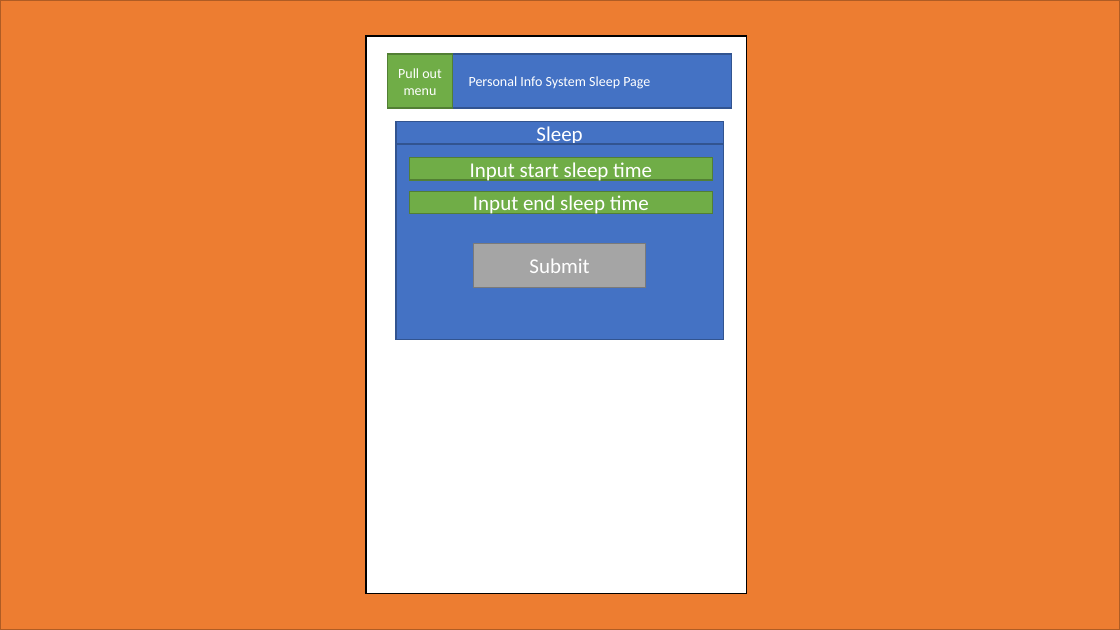
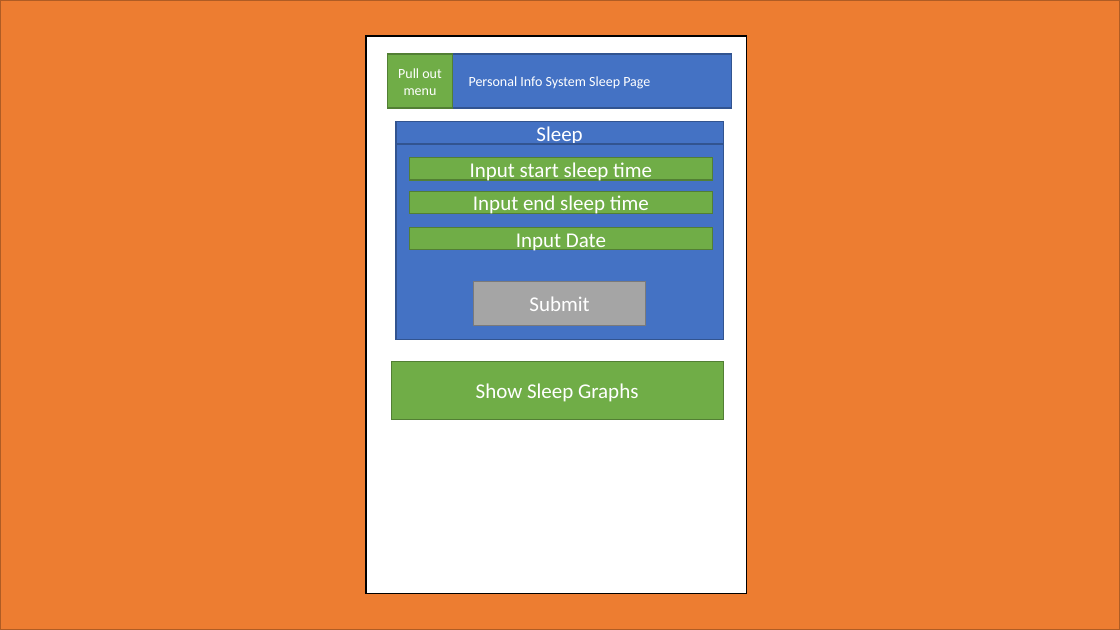
Before and after one commit to CM10313-Group-19/Personal-Infomatics-Software, a slide deck: slide 4 of ProjectInformation/Powerpoint designs/V1/powerpoint design.pptx. Drawn at 1120x630 pixels with LibreOffice and Linux fonts; fonts in the diff are those of the drawing. Boxes give left, top, right and bottom in pixels: in the first picture for what was removed or moved away, otherwise in the second. Text is boxed around its words. In the diff, an @@ line names an element or a change of style, - is before the commit and + after.

```diff
--- a/ProjectInformation/Powerpoint designs/V1/powerpoint design.pptx
+++ b/ProjectInformation/Powerpoint designs/V1/powerpoint design.pptx
@@ rectangle added at (409,228,713,250), fill #70AD47, outline #538035 1 pt, 18 pt, text #FFFFFF @@
+Input Date
@@ rectangle "Submit": place and size @@
-rectangle "Submit" at (474,244,646,287)
+rectangle "Submit" at (474,281,646,325)
@@ rectangle added at (392,361,723,419), fill #70AD47, outline #538035 1 pt, 18 pt, text #FFFFFF @@
+Show Sleep Graphs
```
Also in this commit, not shown: 6 other slides changed, 13 slides added.
